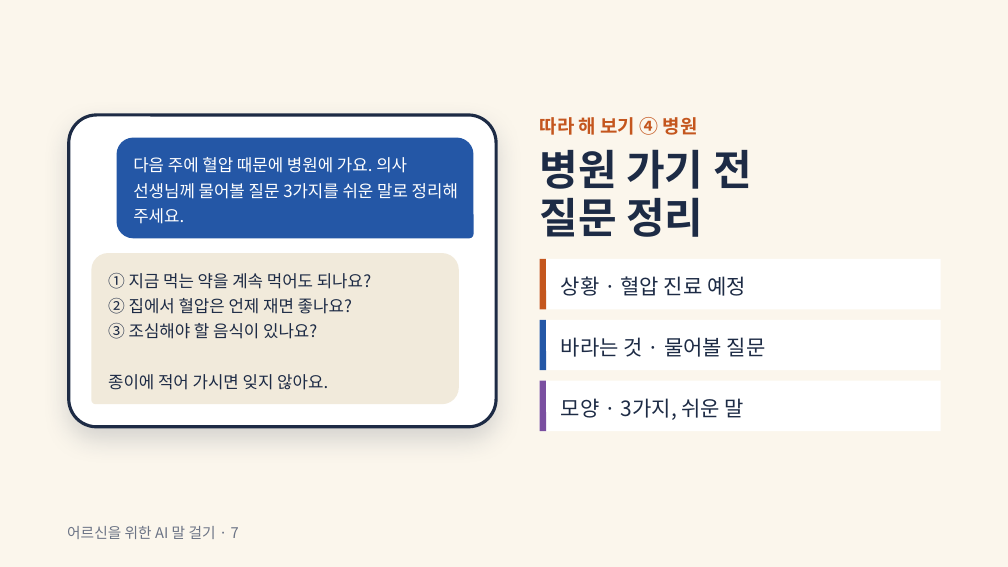
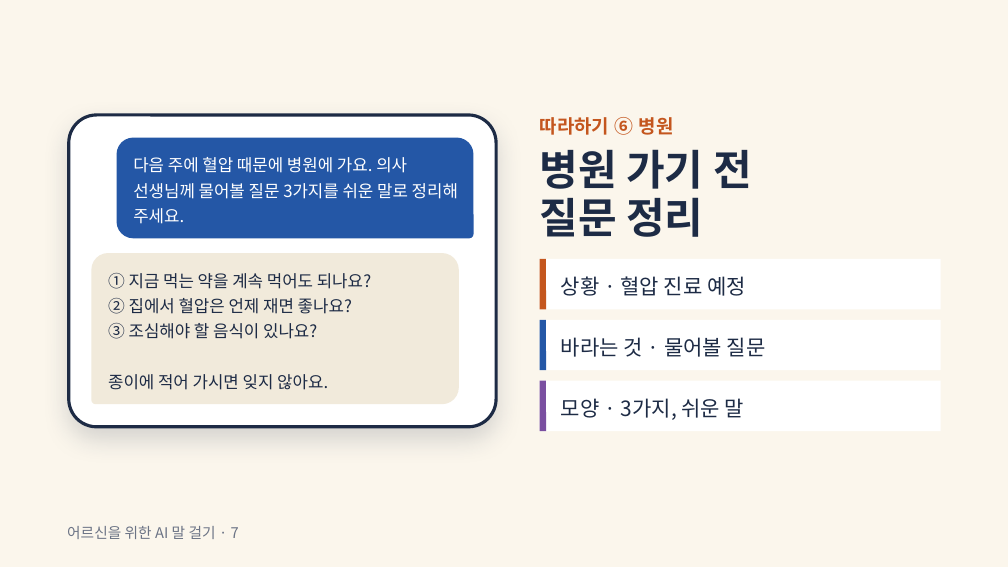
Before and after one commit to bbkilhyun0814-collab/---, a slide deck: slide 7 of ppt/ai와 함께 (카톡 챗GPT).pptx. Drawn at 1008x567 pixels with LibreOffice and Linux fonts; fonts in the diff are those of the drawing. Boxes give left, top, right and bottom in pixels: in the first picture for what was removed or moved away, otherwise in the second. Text is boxed around its words. In the diff, an @@ line names an element or a change of style, - is before the commit and + after.

```diff
--- a/ppt/ai와 함께 (카톡 챗GPT).pptx
+++ b/ppt/ai와 함께 (카톡 챗GPT).pptx
@@ text at [540, 117, 674, 135]: text changed @@
-따라 해 보기 ④ 병원
+따라하기 ⑥ 병원
```
Also in this commit, not shown: 3 other slides changed.
